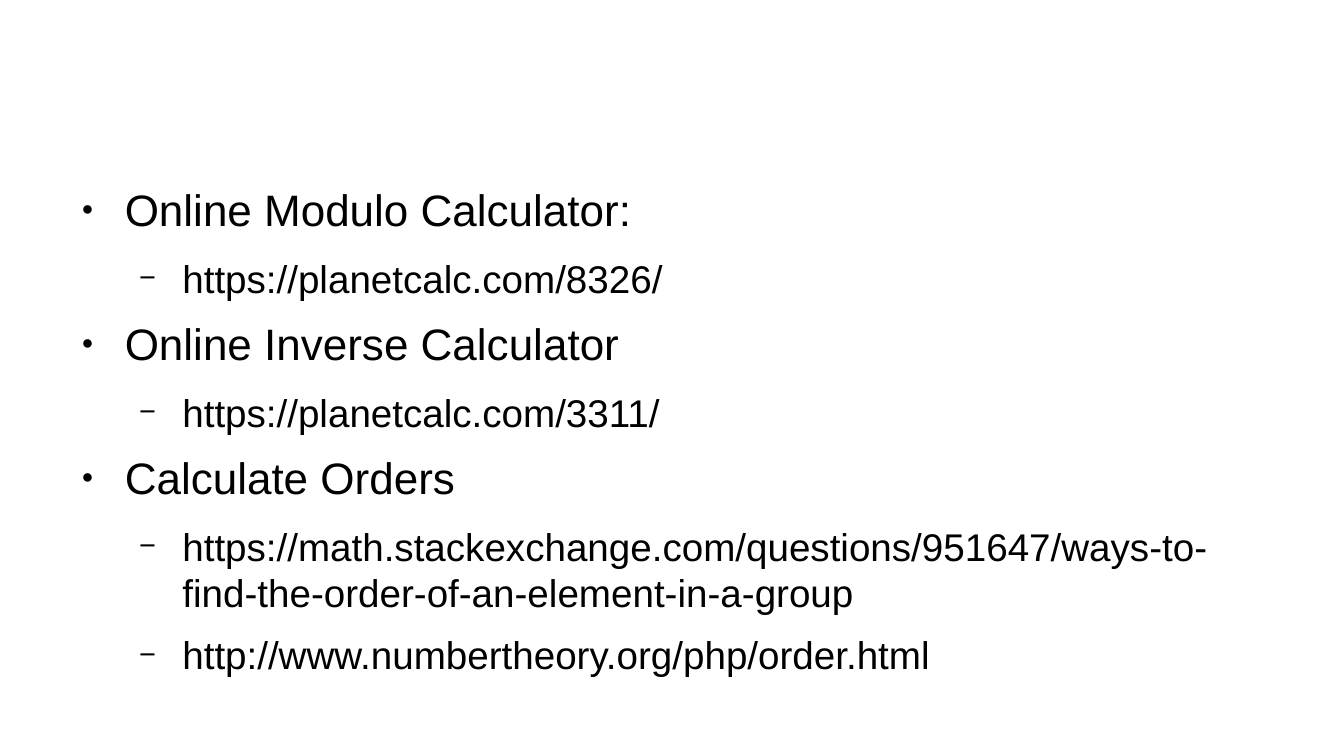
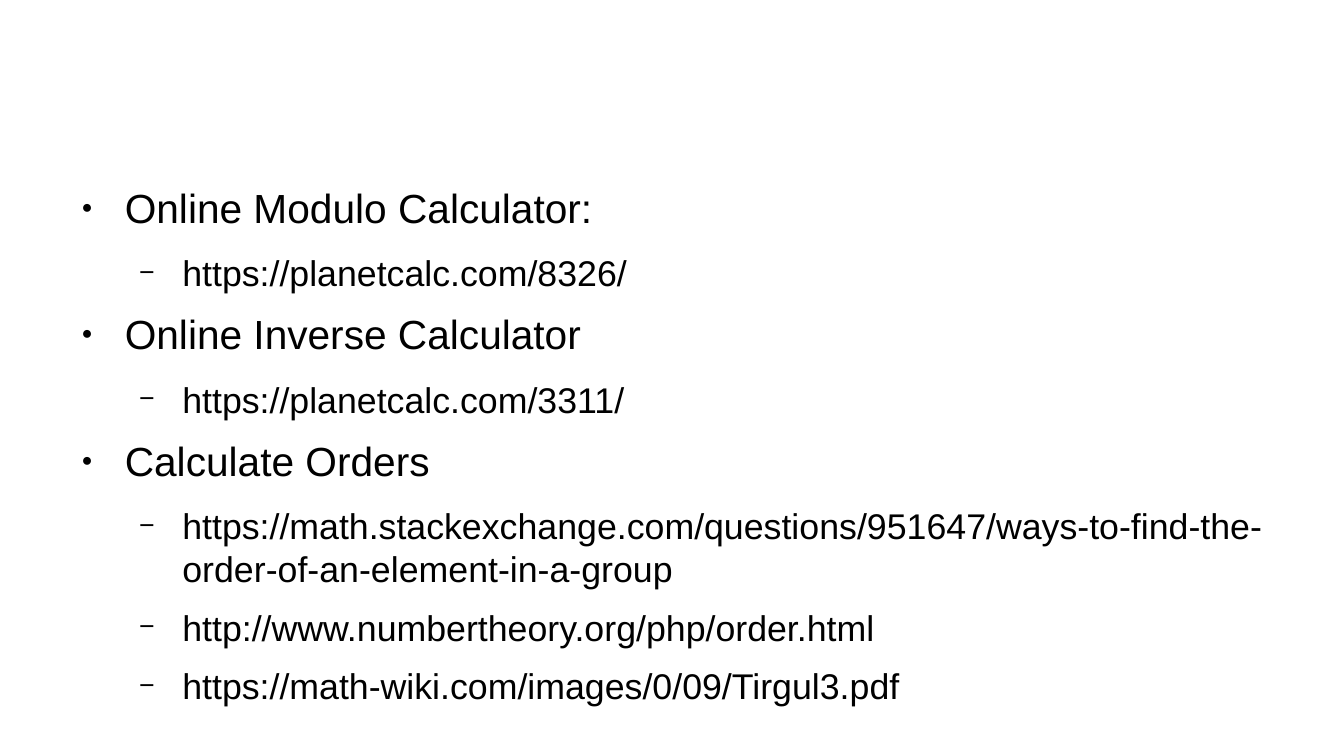
Before and after one commit to LiorYaacov/M.Sc_Advanced_Algebra, a slide deck: slide 4 of PPT.odp. Drawn at 1344x756 pixels with LibreOffice and Linux fonts; fonts in the diff are those of the drawing; background and template pictures are left out. Boxes give left, top, right and bottom in pixels: in the first picture for what was removed or moved away, otherwise in the second. Text is boxed around its words. In the diff, an @@ line names an element or a change of style, - is before the commit and + after.

```diff
--- a/PPT.odp
+++ b/PPT.odp
@@ text at <box>125,193,1262,648</box>: size 26 to 24.1 pt in "Online Modulo Calculator:", "Online Inverse Calculator", "Calculate Orders"; size 22.8 to 21.1 pt in "https://planetcalc.com/8326/", "https://planetcalc.com/3311/", "https://math.stackexchange.com/questions/951647/ways-to-find ...", "http://www.numbertheory.org/php/order.html" @@
@@ text at <box>182,673,899,706</box>: paragraph added @@
+  − https://math-wiki.com/images/0/09/Tirgul3.pdf
```
Also in this commit, not shown: 2 slides added, 3 other files.
